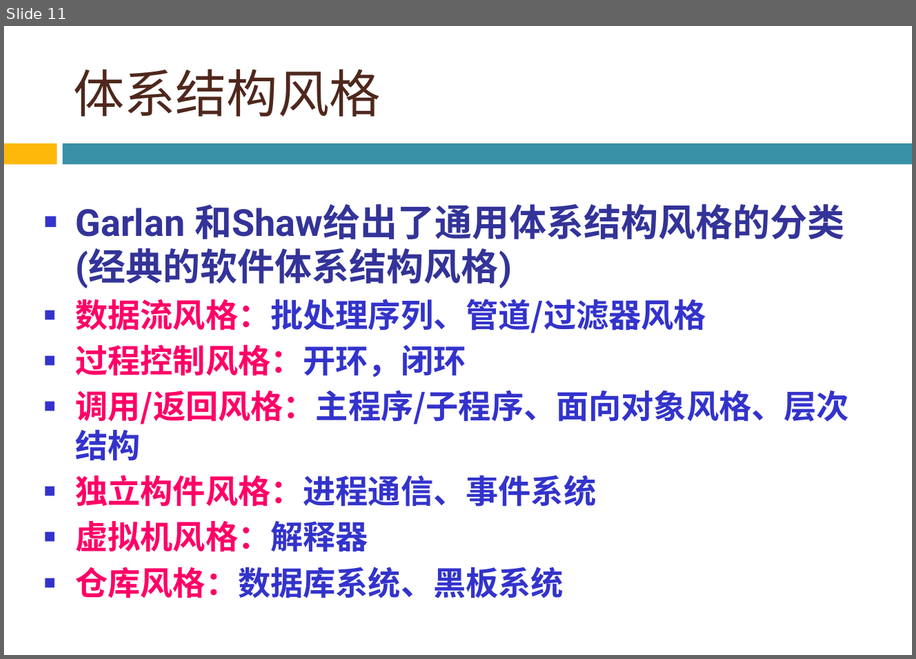
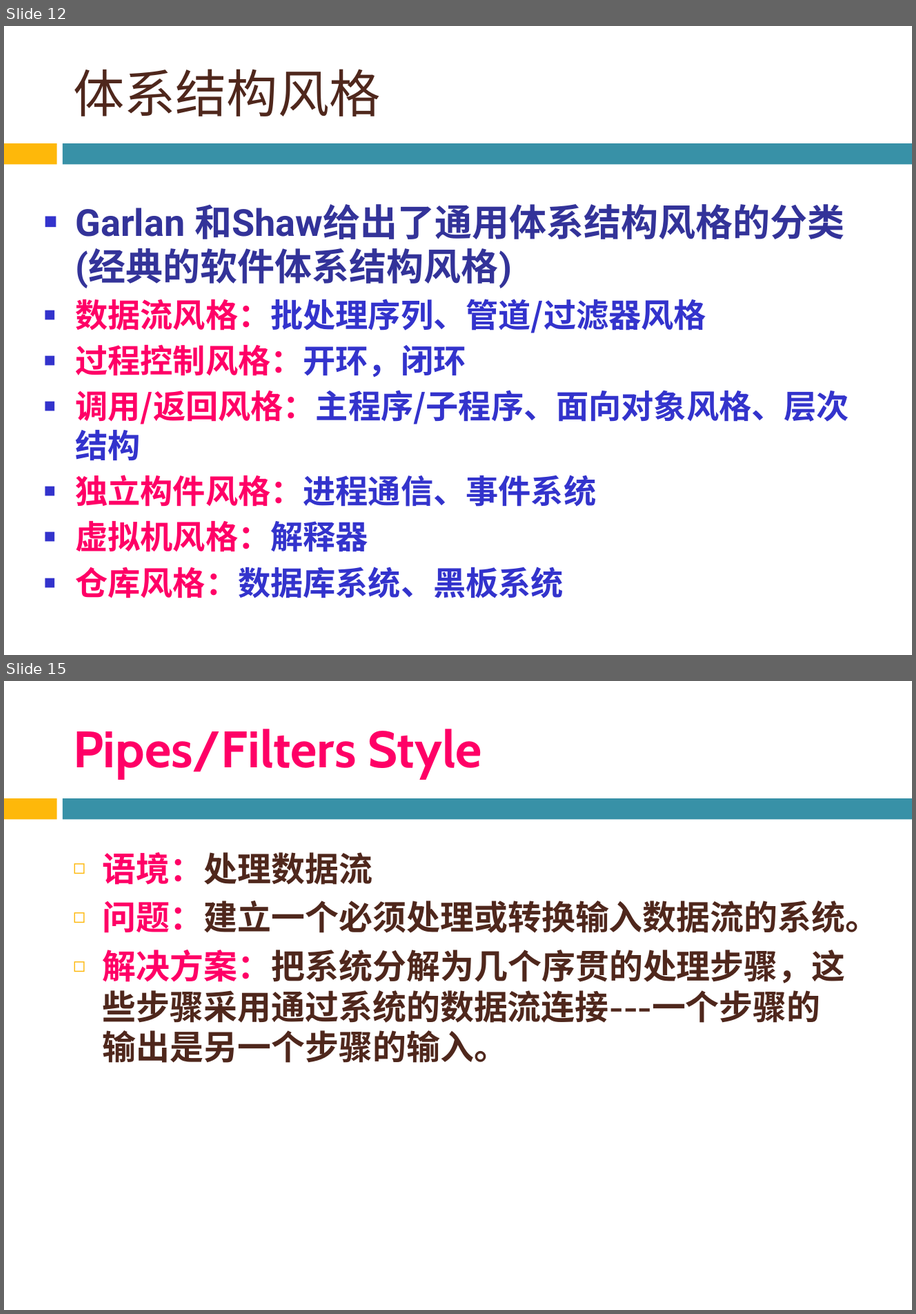
Before and after one commit to bonkboykz/jz81.github.io, a slide deck: course/smt/LectureNotes/(Spring2016)Lecture4.pptx. Shown one above the other, each under a label of ours: slide 11 before the commit, slides 12 and 15 after it; the slides between them are not shown. The pictures are 916x659 and 916x1314 pixels, drawn with LibreOffice and Linux fonts; fonts in the diff are those of the drawing; background and template pictures are left out. Boxes give left, top, right and bottom in pixels: in the first picture for what was removed or moved away, otherwise in the second. Text is boxed around its words. In the diff, an @@ line names an element or a change of style, - is before the commit and + after.

```diff
--- a/course/smt/LectureNotes/(Spring2016)Lecture4.pptx
+++ b/course/smt/LectureNotes/(Spring2016)Lecture4.pptx
@@ slide 15 added at [4, 681, 912, 1310], background picture (left out); not listed: 2 template elements that a slide beside it also shows @@
@@ title added at [73, 729, 481, 778], 44 pt, text #FF0066, bold @@
+Pipes/Filters Style
@@ text added at [103, 852, 880, 1063], 29 pt, text #4F271C, bold @@
+◻ 语境：处理数据流
+◻ 问题：建立一个必须处理或转换输入数据流的系统。
+◻ 解决方案：把系统分解为几个序贯的处理步骤，这些步骤采用通过系统的数据流连接---一个步骤的输出是另一个步骤的输入。
@@ what was slide 11 is now slide 12 @@
```
Also in this commit, not shown: 1 slide changed, 75 other slides added, 1 slide removed.
